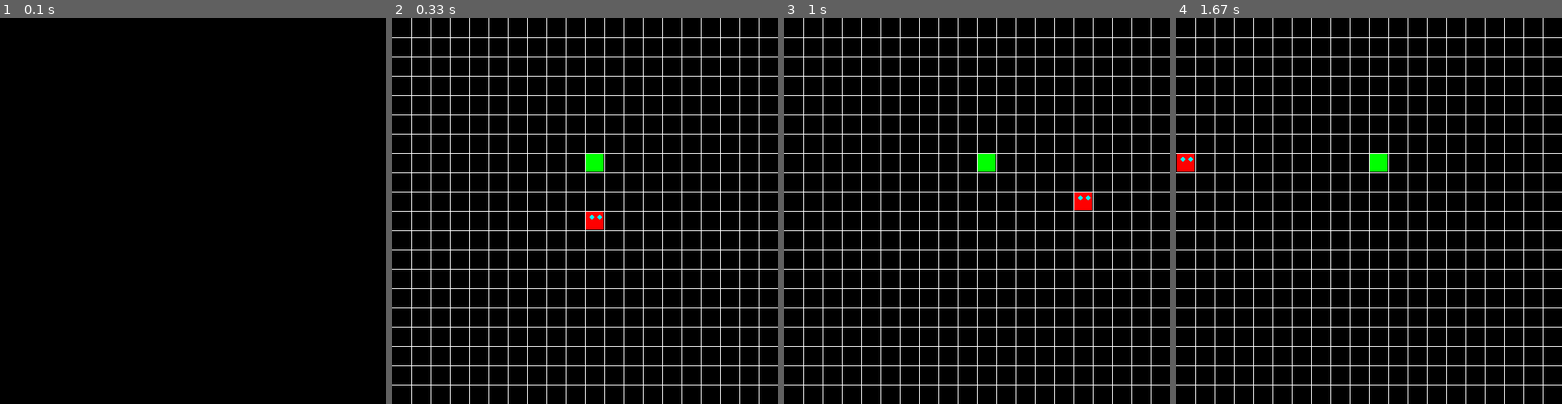
Above: before the commit, frames 1-4 (left to right).
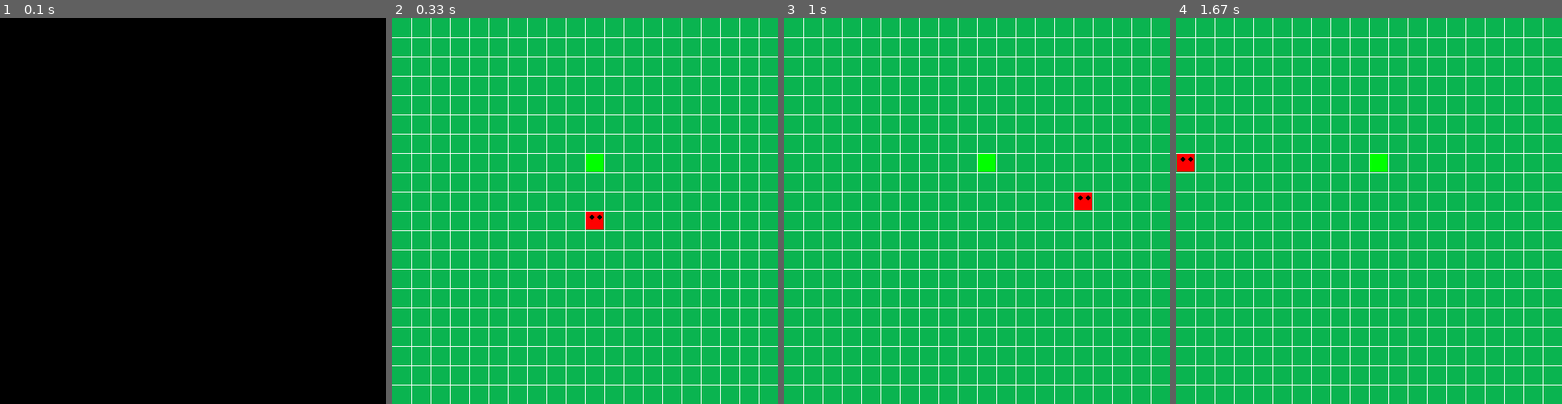
Above: after the commit, the same moments.

Repository: julienrobert17/Snake-projet-application
Game: pygame game, started from snake.py
Two runs of this game, one before a commit and one after it. Both use one fixed random seed, a clock stepped at 60 frames per second and the inputs below.
Inputs:
- Up to frame 1 (0.1 s): no input
- Up to frame 2 (0.33 s): no input
- Up to frame 3 (1 s): hold Right 0.33-0.8 s; hold Up from 0.83 s (still down)
- Up to frame 4 (1.67 s): release Up at 1.13 s; hold Right 1.17-1.63 s

Frame 1 is identical in both runs. In frame 2, 92% of the frame differs, in the area x 0-100%, y 0-100%; in frame 3, 92%; in frame 4, 92%.

Commit message:
Add files via upload

Diff:
--- a/snake.py
+++ b/snake.py
@@ -3,98 +3,110 @@
 import pygame
 import tkinter as tk
 from tkinter import messagebox
-
 pygame.init
-
 #objet principal
 class cube(object):
-    #dimension du tableau
     rows=20
-    #taille des blocks
     w= 500
-    #initialisation des variables
+
     def __init__(self,start,dirnx=0,dirny=0,color=(255,0,0)):
-        #va servir à tracker la position du block
         self.pos = start
-        #coordonnés du block
         self.dirnx = 0
         self.dirny = 0
-        #couleur du block
         self.color = color
 
 
-    #track les déplacements
+
     def move(self, dirnx, dirny):
         self.dirnx = dirnx
-        self.dirny = dirny
+        self.dirny= dirny
         self.pos = (self.pos[0] + self.dirnx, self.pos[1] + self.dirny)
 
 
 
-    #dessin des yeux pour que seul le premier block les possèdes
+
     def draw (self,surface, eyes=False):
         dis = self.w // self. rows
         i = self.pos[0]
         j= self.pos[1]
         pygame.draw.rect(surface,self.color, (i*dis+1,j*dis+1,dis-2,dis-2))
         if eyes:
-            #ecart entre les yeux
             centre = dis//2
-            #arrondis les cercles
             radius = 3
-            #positionne les yeux
             circleMiddle = (i*dis+centre-radius,j*dis+8)
             circleMiddle2 = (i*dis + dis -radius*2, j*dis+8)
-            pygame.draw.circle(surface, (0,250,255), circleMiddle, radius)
-            pygame.draw.circle(surface, (0,250,255), circleMiddle2, radius)
+            pygame.draw.circle(surface, (0,0,0), circleMiddle, radius)
+            pygame.draw.circle(surface, (0,0,0), circleMiddle2, radius)
 
 
 
 #objet principal
 class snake (object):
-    #corp du snake dans un tableau
+    #on crée une liste body
     body=[]
-    #class enregistre la direction
+    #on crée un dictionnaire
     turn= {}
 
 
     def __init__(self,color,pos):
+        #on définit nos paramètres
         self.color=color
+        #on dit que la tete est egale au cube de la position donnée, celle de depart
         self.head=cube(pos)
+        #classe les body dans la liste afin u'ils soient bien ordonnés
         self.body.append(self.head)
+        #on definit des direction en x et en y
+        #si dirny=1 alors dirnx=0 afin qu'on ne bouge que dans une direction
         self.dirnx = 0
         self.dirny = 1
 
 
     def move (self):
-        #boucle infini qui va défiler les events et terminer le jeu quand event égal pygame.QUIT
+        #il se passe une commande sur pygame
         for event in pygame.event.get():
+            #si on clique sur la croix rouge alors event.type devient pygame QUIT donc:
             if event.type == pygame.QUIT:
+                #on quitte pygame
                 pygame.quit()
 
-
+            #keys prends la dernière valeur de la touche touchée par l'utilisateur
             keys= pygame.key.get_pressed()
+            #
             for key in keys:
+                #si la touche fleche gauche est entrée
+                #on change les directions selon la touche préssée
                 if keys[pygame.K_LEFT]:
+                    #
                     self.dirnx = -1
                     self.dirny = 0
-                    self.turn[self.head.pos[:]] = [self.dirnx, self.dirny]
+                    #on definit une case a laquelle les cases vont touner
+                    #on stock dans le dictionnaire
+                    self.turn[self.head.pos[:]] = [self.dirnx, self.dirny]
+                #si la touche fleche droite est entrée
                 if keys[pygame.K_RIGHT]:
                     self.dirnx = 1
                     self.dirny = 0
                     self.turn[self.head.pos[:]] = [self.dirnx, self.dirny]
+                #si la touche fleche du haut est entrée
                 if keys[pygame.K_UP]:
                     self.dirnx = 0
                     self.dirny = -1
                     self.turn[self.head.pos[:]] = [self.dirnx, self.dirny]
+                #si la touche fleche du bas est entrée
                 if keys[pygame.K_DOWN]:
                     self.dirnx = 0
                     self.dirny = 1
                     self.turn[self.head.pos[:]] = [self.dirnx, self.dirny]
 
+        #on regarde dans la liste des positions que l'on a
+        #i est l'index et cubeP l'objet
         for i, cubeP in enumerate (self.body):
+            #pour chaque objet on prend leur position et on regarde si elle est
+            #dans notre disctionnaire turn
              p= cubeP.pos[:]
+             # si p est dans le dictionnaire turn
              if p in self.turn:
+                 #20.37#########################################################%
                  turn = self.turn[p]
                  cubeP.move(turn[0], turn[1])
                  if i== len(self.body)-1:
@@ -105,14 +117,14 @@
                  elif cubeP.dirny == 1 and cubeP.pos[1] >= cubeP.rows-1: cubeP.pos = (cubeP.pos[0], 0)
                  elif cubeP.dirny == -1 and cubeP.pos[1] <= 0: cubeP.pos = (cubeP.pos[0],cubeP.rows-1)
                  else: cubeP.move(cubeP.dirnx,cubeP.dirny)
-
-
-
-
-
-
-
-    #reset toute les variables pour rejouer
+                 #########################################################
+
+
+
+
+
+
+
     def reset (self,pos):
         self.head = cube(pos)
         self.body = []
@@ -120,15 +132,13 @@
         self.turns = {}
         self.dirnx = 0
         self.dirny = 1
-        self.vit=10
-
-
-    #va ajouter un cube au snake
+
+
+
     def addCube(self):
         tail = self.body[-1]
         dx, dy = tail.dirnx, tail.dirny
 
-        #on va incrémenter le tableau body en fonction de la direction actuel du snake
         if dx == 1 and dy == 0:
             self.body.append(cube((tail.pos[0]-1,tail.pos[1])))
         elif dx == -1 and dy == 0:
@@ -138,12 +148,11 @@
         elif dx == 0 and dy == -1:
             self.body.append(cube((tail.pos[0],tail.pos[1]+1)))
 
-        #permet au body de suivre le mouvement
         self.body[-1].dirnx=dx
         self.body[-1].dirny=dy
 
 
-    #defini la différence de entre le premier block et les suivants
+
     def draw (self, surface):
         for i, cubeP in enumerate(self.body):
             if i ==0:
@@ -152,25 +161,36 @@
                 cubeP.draw(surface)
 
 
-#
+
 def drawGrid (w, rows, surface):
+    #on definit la taille entreles lignes de la grille
+    # // = quotient de division entier
     sizeBtwn= w // rows
     x=0
     y=0
+    #on crée une boucle qui tourne le nombre de fois qu'on a de lignes
     for l in range (rows):
+        #on incrémente x puis y
         x = x + sizeBtwn
         y = y + sizeBtwn
+        #on dessine les lignes, 2 a chaque tour
+        #on choisi une couleur,ici blanc
+        #une position de départ ici (x,o) et une position de fin (x,w)
         pygame.draw.line(surface,(255,255,255),(x,0),(x,w))
         pygame.draw.line(surface,(255,255,255),(0,y),(w,y))
 
 
 
 def redrawWindow(surface):
+    #On recupères les valeurs globales du code
     global rows, width, s, snack
-    surface.fill((0,0,0))
+    #on mets un fond noir sur la fenetre
+    surface.fill((10,180,80))
     s.draw(surface)
     snack.draw(surface)
+    #avec pygame on affiche une grille
     drawGrid(width,rows,surface)
+    #on demande a pygame de mettre a jour l'affichage
     pygame.display.update()
 
 
@@ -191,6 +211,7 @@
     pass
 
 def message_box(subject, content):
+    #On recupères les valeurs globales du code
     global s,body
     root = tk.Tk()
     root.attributes("-topmost", True)
@@ -209,7 +230,7 @@
 
 
 if __name__=="__main__":
-
+    #On recupères les valeurs globales du code
     global width, rows, s, snack
     #on definit nos valeurs de base
     #nombre de colonnes
@@ -217,30 +238,34 @@
     width=500
     vit=10
     #on initialise une fenetre pygame(largeur, hauteur)
+    #win prend la valeur de la surface
     win = pygame.display.set_mode((500,500))
-    #on initialise notre serpent
-    s = snake((0,255,0), (10,10))
+    #on initialise notre serpent: couleur et position
+    s = snake((255,0,0), (10,10))
+
     snack = cube(randomSnack(rows, s), color=(0,255,0))
-
+    #on crée une boucle
     run= True
+    #on init a la valeur
     clock = pygame.time.Clock()
     while run :
-
-        pygame.time.delay(1)
+        #Permet d'attendre (+ il est grand + c'est lent)
+        pygame.time.delay(50)
+        #nombre de tick par frame (+ il est grand + c'est rapide)
         clock.tick(vit)
         s.move()
         if s.body[0].pos == snack.pos:
+            #on incrémente la vitesse
             vit=vit+0.5
             s.addCube()
             snack = cube(randomSnack(rows, s), color=(0,255,0))
 
         for x in range(len(s.body)):
             if s.body[x].pos in list(map(lambda z:z.pos,s.body[x+1:])):
-                #imprime le score avec la longueur du snake
                 print('Score: ', len(s.body))
-                #fonction tkinter
                 message_box('You Lost!', 'Play again...')
                 vit=10
                 s.reset((10,10))
                 break
+        #on appel notre fonction en lui donnant une surface (ici Win)
         redrawWindow(win)
